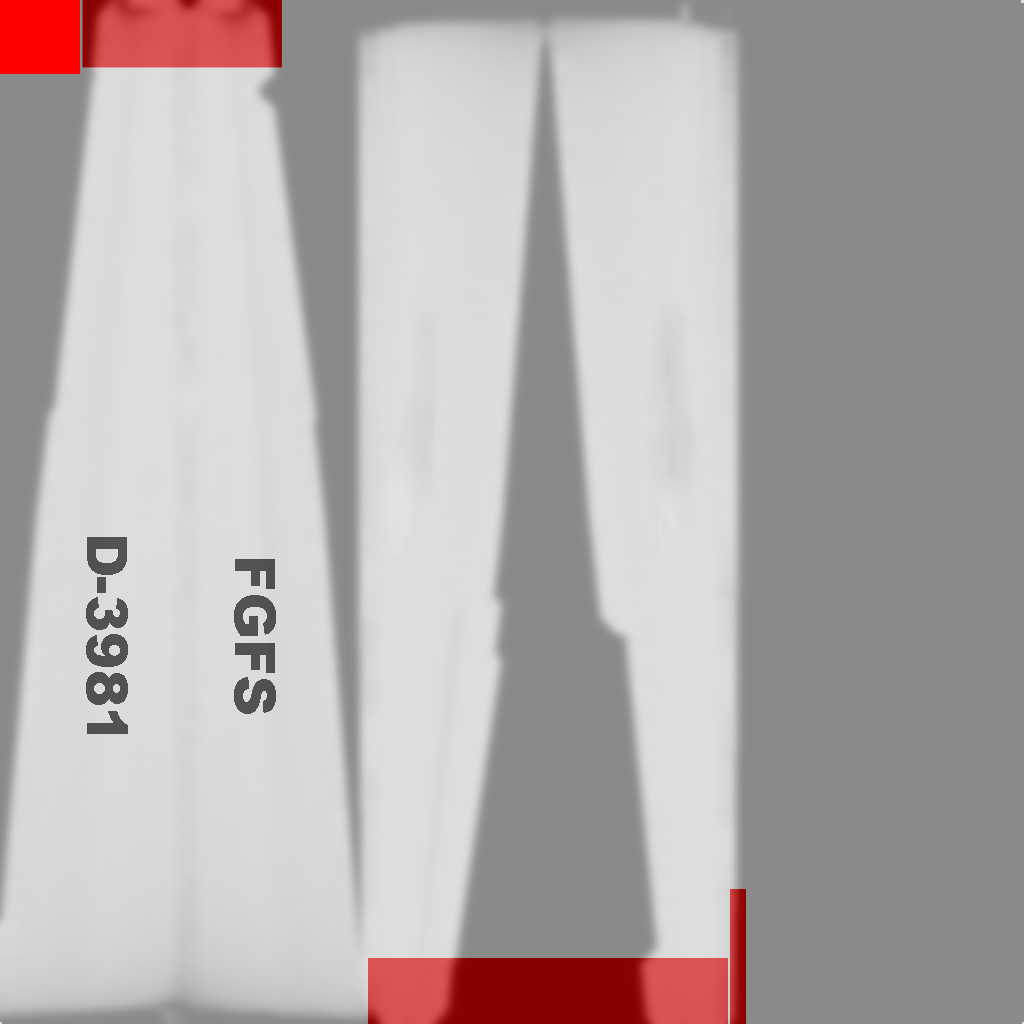
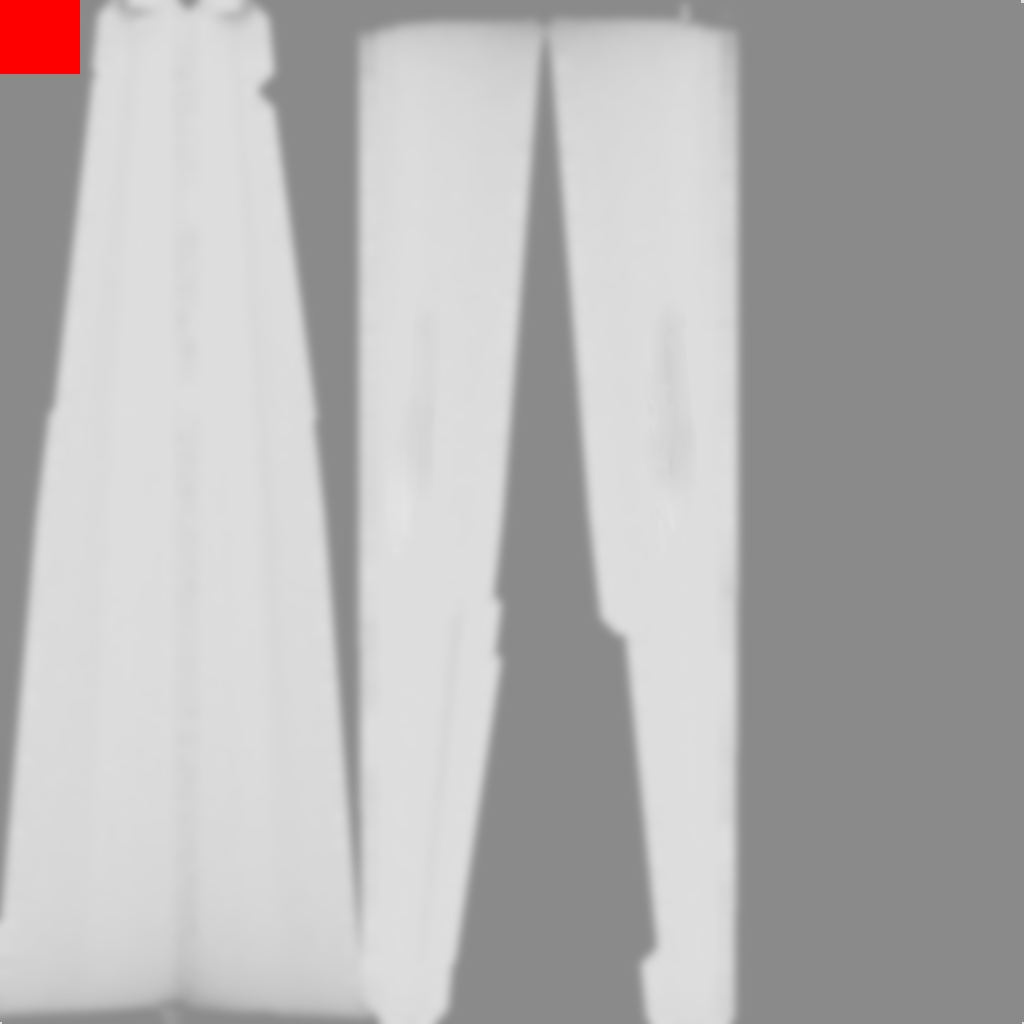
Comparing the layer stacks of the two 1024 × 1024 images. Changes:
hid "D-3981" over [82, 0, 746, 1024]
